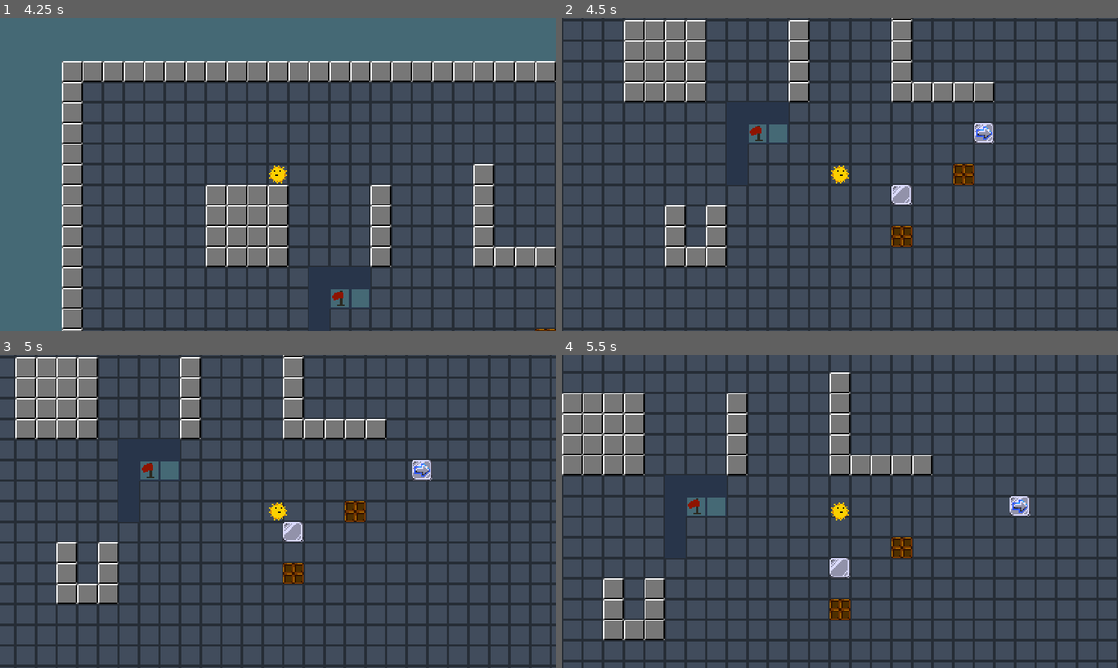
Above: before the commit, frames 1-4 (two rows, left to right).
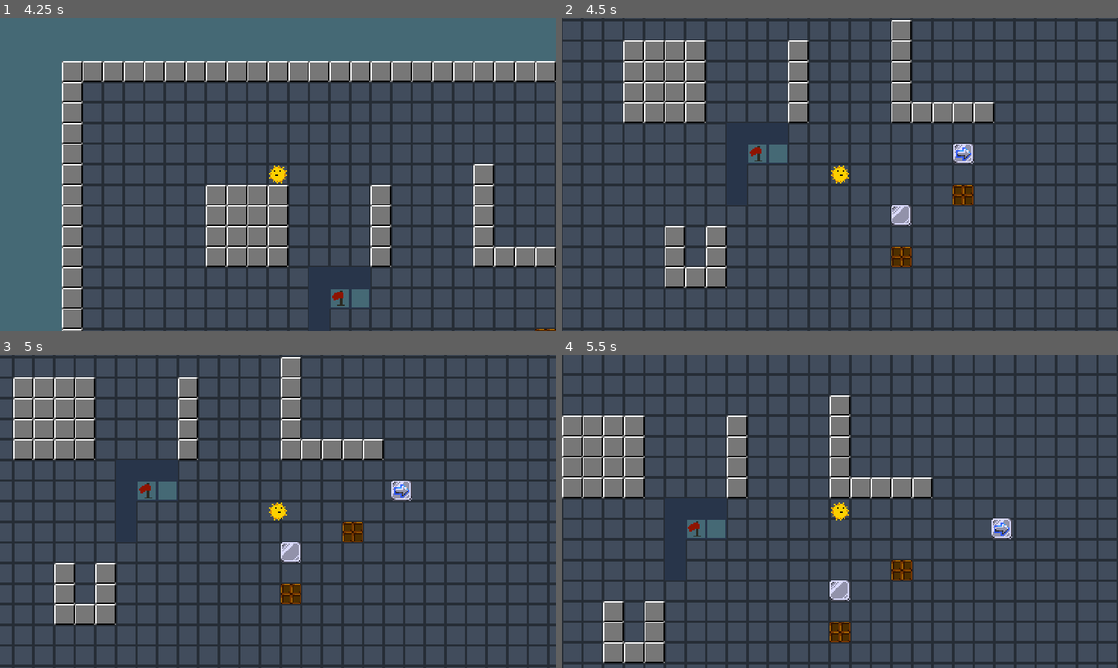
Above: after the commit, the same moments.

Repository: UnstableStrafe/LinkCube
Game: Godot game, scene res://test/test.tscn
The game is run twice, just before and just after one commit, with the same random seed, the same clock (stepped at 60 frames per second) and the same inputs. This scene is started directly instead of the project's main scene.
Inputs:
- Up to frame 1 (4.25 s): tap Enter at 0.5 s; hold Space (next_level) 0.53-1.28 s; hold W (move_up) 0.53-2.03 s; tap Z (undo) at 1.35, 2.85 s; hold Space (next_level) 2.03-2.78 s; hold A (move_left) 2.03-3.53 s; hold S (move_down) from 3.53 s (still down); hold Space (next_level) from 3.53 s (still down)
- Up to frame 2 (4.5 s): tap R (restart) at 4.25 s; release S (move_down) at 4.28 s; release Space (next_level) at 4.28 s; hold D (move_right) from 4.28 s (still down); tap Z (undo) at 4.35 s
- Up to frame 3 (5 s): keep holding D (move_right)
- Up to frame 4 (5.5 s): release D (move_right) at 5.03 s; hold W (move_up) from 5.03 s (still down); hold Space (next_level) from 5.03 s (still down)

Frame 1 is identical in both runs. In frame 2, 12% of the frame differs, in the area x 0-97%, y 0-100%; in frame 3, 28%, in the area x 2-100%, y 0-100%; in frame 4, 26%.
Error in both runs: Invalid access to property or key 'did_action' on a base object of type 'Nil'. (res://resources/nodes/undo_manager.gd:13)

Commit message:
Prevent player input on load

Diff:
--- a/player/player.gd
+++ b/player/player.gd
@@ -9,6 +9,13 @@
 var can_move := true
 var is_moving := false
 var input_lock := false
+
+func _ready() -> void:
+	# Prevent keys held over from the previous level from doing anything
+	input_lock = true
+	var timer = get_tree().create_timer(Global.move_time)
+	await timer.timeout
+	input_lock = false
 
 # Use process to repeatedly move while the key is held
 func _process(_delta: float) -> void:
